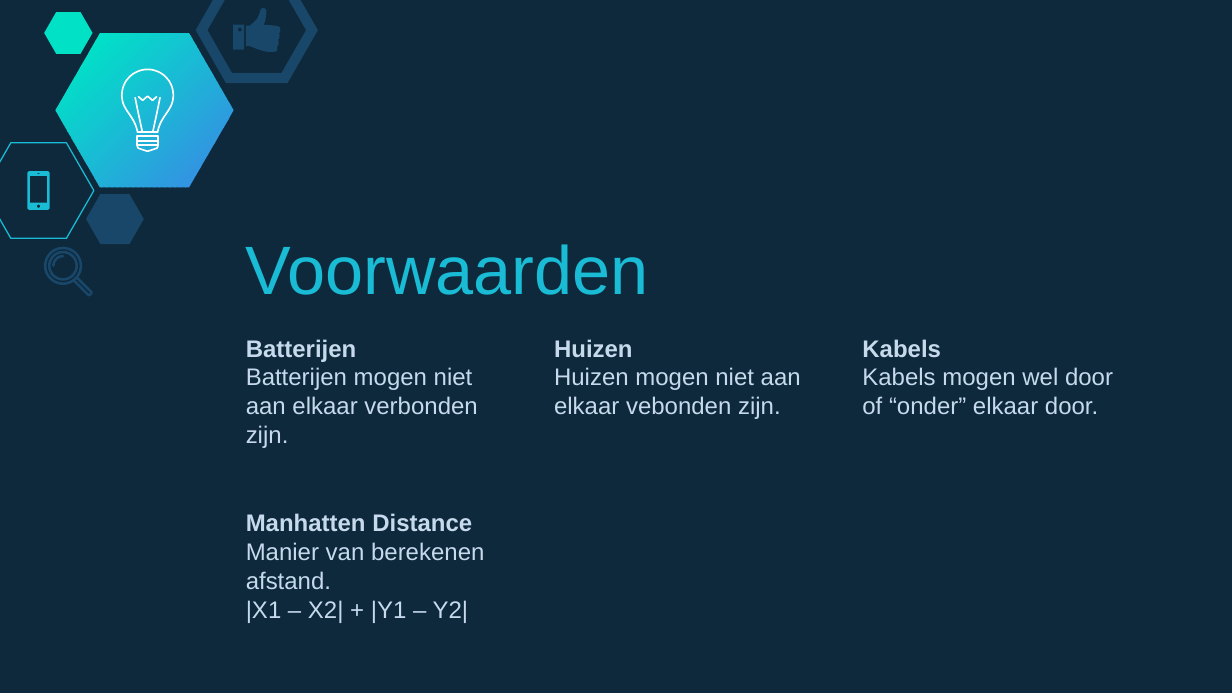
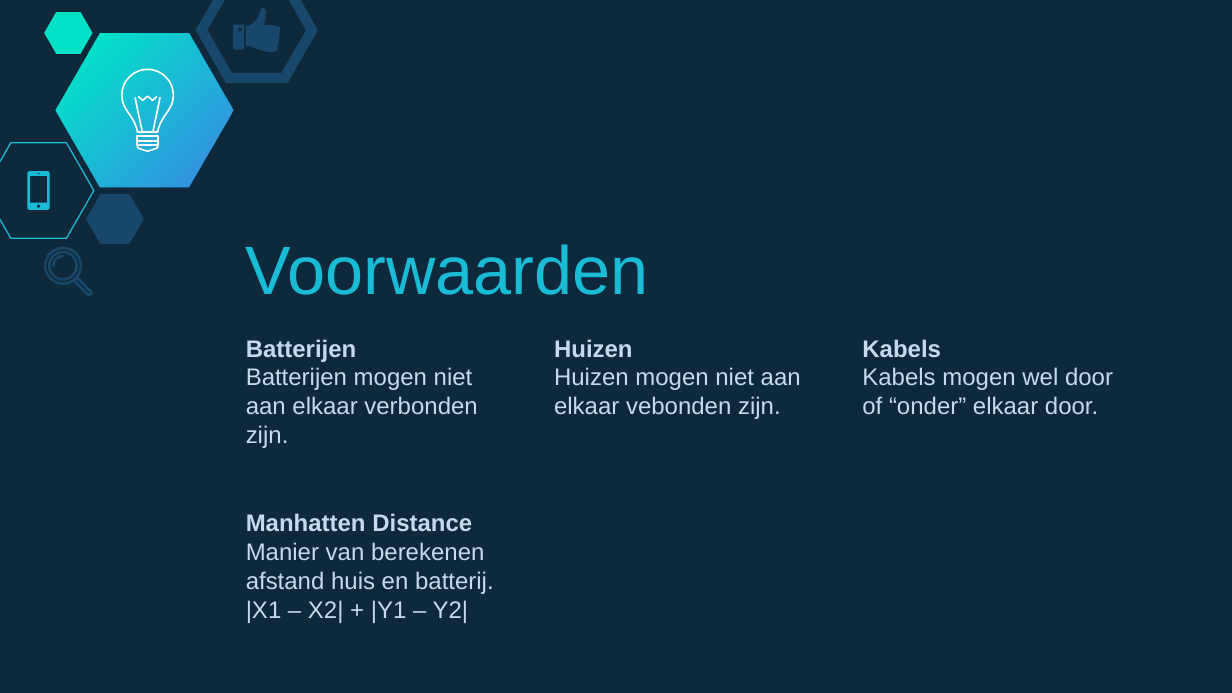
Before and after one commit to LisettevanNieuwkerk/Smartgrid10, a slide deck: slide 8 of Presentatie1.pptx. Drawn at 1232x693 pixels with LibreOffice and Linux fonts; fonts in the diff are those of the drawing. Boxes give left, top, right and bottom in pixels: in the first picture for what was removed or moved away, otherwise in the second. Text is boxed around its words. In the diff, an @@ line names an element or a change of style, - is before the commit and + after.

Commit message:
Presentation

```diff
--- a/Presentatie1.pptx
+++ b/Presentatie1.pptx
@@ text at [246, 542, 494, 594]: text changed @@
-Manier van berekenen afstand.
+Manier van berekenen afstand huis en batterij.
```
Also in this commit, not shown: 2 other slides changed, 1 slide removed.
